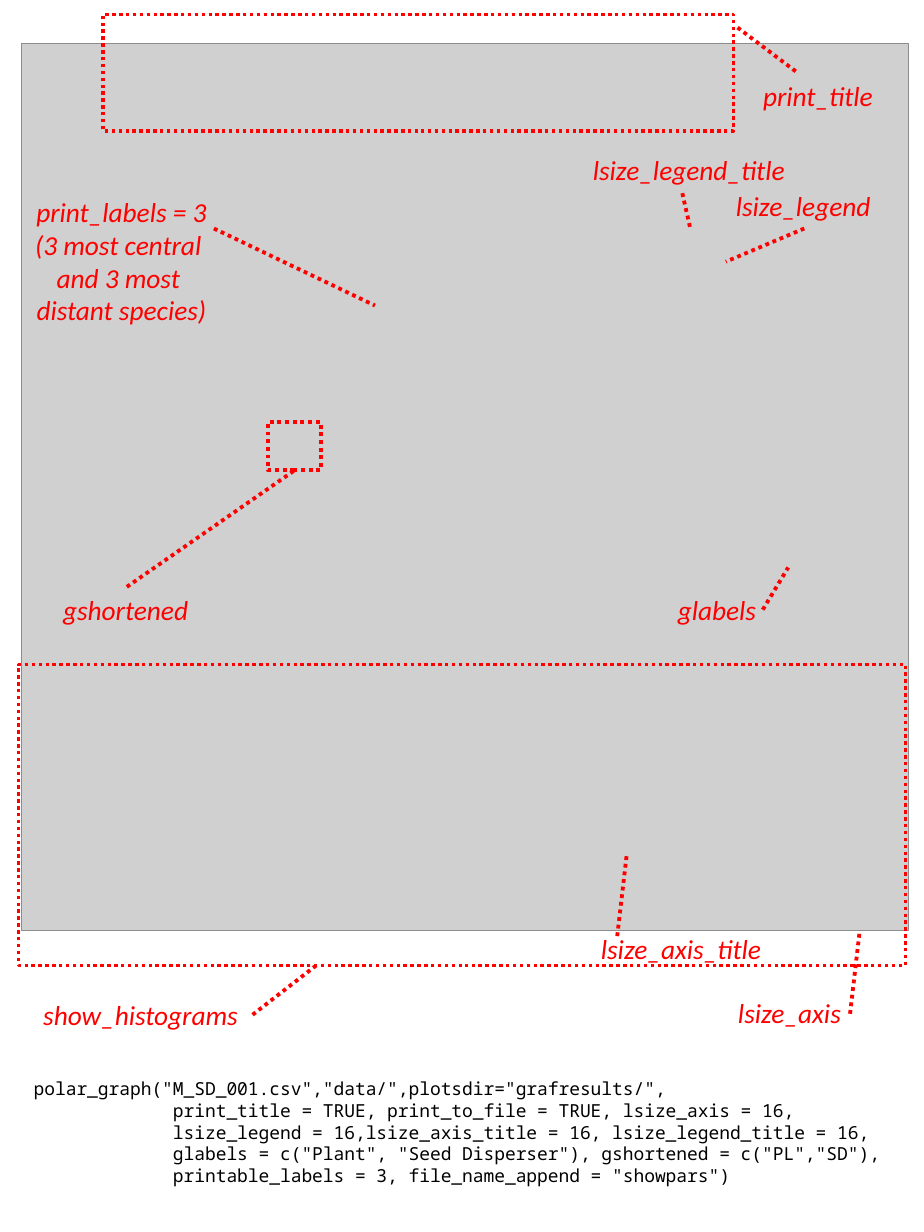
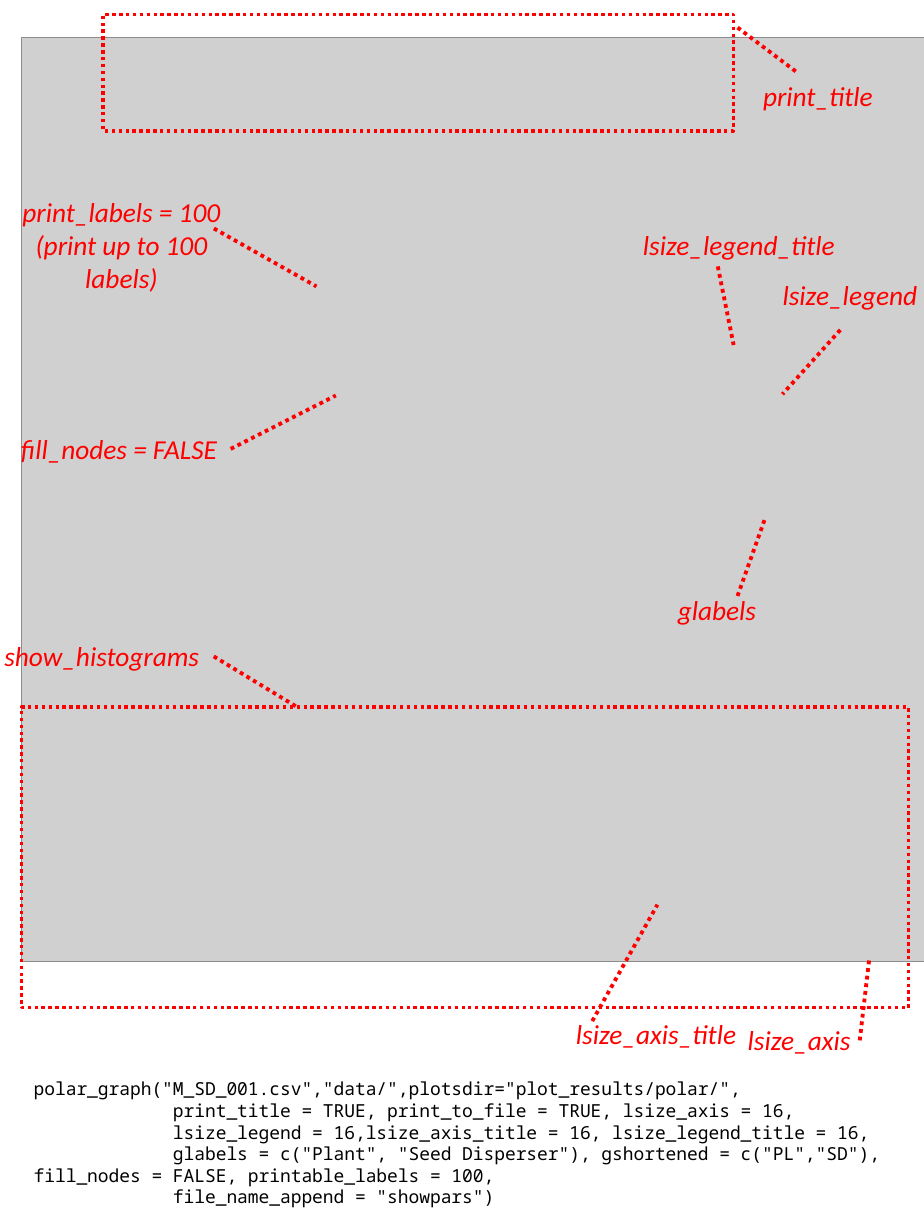
Before and after one commit to jgalgarra/kcorebip, a slide deck: slide 1 of mansrc/polar_params.pptx. Drawn at 924x1232 pixels with LibreOffice and Linux fonts; fonts in the diff are those of the drawing; grey boxes stand for pictures. Boxes give left, top, right and bottom in pixels: in the first picture for what was removed or moved away, otherwise in the second. Text is boxed around its words. In the diff, an @@ line names an element or a change of style, - is before the commit and + after.

```diff
--- a/mansrc/polar_params.pptx
+++ b/mansrc/polar_params.pptx
@@ picture: place and size @@
-picture at <box>21,43,908,930</box>
+picture at <box>22,37,924,961</box>
@@ text at <box>22,203,220,292</box>: text changed @@
-print_labels = 3
-(3 most central
-and 3 most
-distant species)
+print_labels = 100
+(print up to 100
+labels)
@@ line moved from (214, 228) - (375, 306) to (214, 228) - (317, 286) @@
@@ text "lsize_legend_title": place and size @@
-text "lsize_legend_title" at <box>593,161,785,185</box>
+text "lsize_legend_title" at <box>643,236,835,260</box>
@@ line moved from (683, 193) - (690, 228) to (718, 266) - (733, 345) @@
@@ text "lsize_legend": place and size @@
-text "lsize_legend" at <box>736,197,871,221</box>
+text "lsize_legend" at <box>783,286,918,310</box>
@@ line moved from (804, 228) - (726, 261) to (840, 330) - (782, 394) @@
@@ line moved from (127, 586) - (294, 471) to (230, 448) - (336, 395) @@
@@ text added at <box>21,436,217,465</box>, 16 pt, text #FF0000, italic @@
+fill_nodes = FALSE
@@ rectangle removed at <box>269,423,322,471</box> @@
@@ line moved from (763, 610) - (788, 568) to (738, 596) - (765, 519) @@
@@ text removed at <box>63,601,188,625</box> @@
-gshortened
@@ text "show_histograms" rewrapped from <box>43,1006,238,1030</box> to <box>4,644,199,673</box> @@
@@ line moved from (253, 1015) - (317, 965) to (214, 657) - (297, 707) @@
@@ rectangle: place and size @@
-rectangle at <box>18,664,906,965</box>
+rectangle at <box>22,707,909,1008</box>
@@ line moved from (617, 936) - (627, 853) to (593, 1021) - (658, 904) @@
@@ line moved from (850, 1014) - (860, 930) to (860, 1041) - (870, 957) @@
@@ text "lsize_axis_title": place and size @@
-text "lsize_axis_title" at <box>601,936,761,965</box>
+text "lsize_axis_title" at <box>576,1021,736,1048</box>
@@ text "lsize_axis": place and size @@
-text "lsize_axis" at <box>738,1004,841,1027</box>
+text "lsize_axis" at <box>748,1031,851,1054</box>
@@ text at <box>34,1081,741,1100</box>: text changed @@
-polar_graph("M_SD_001.csv","data/",plotsdir="grafresults/",
+polar_graph("M_SD_001.csv","data/",plotsdir="plot_results/polar/",
@@ text at <box>34,1143,880,1208</box>: text changed @@
-glabels = c("Plant", "Seed Disperser"), gshortened = c("PL","SD"),
-printable_labels = 3, file_name_append = "showpars")
+glabels = c("Plant", "Seed Disperser"), gshortened = c("PL","SD"), fill_nodes = FALSE, printable_labels = 100,
+file_name_append = "showpars")
```
Also in this commit, not shown: 10 other files.
